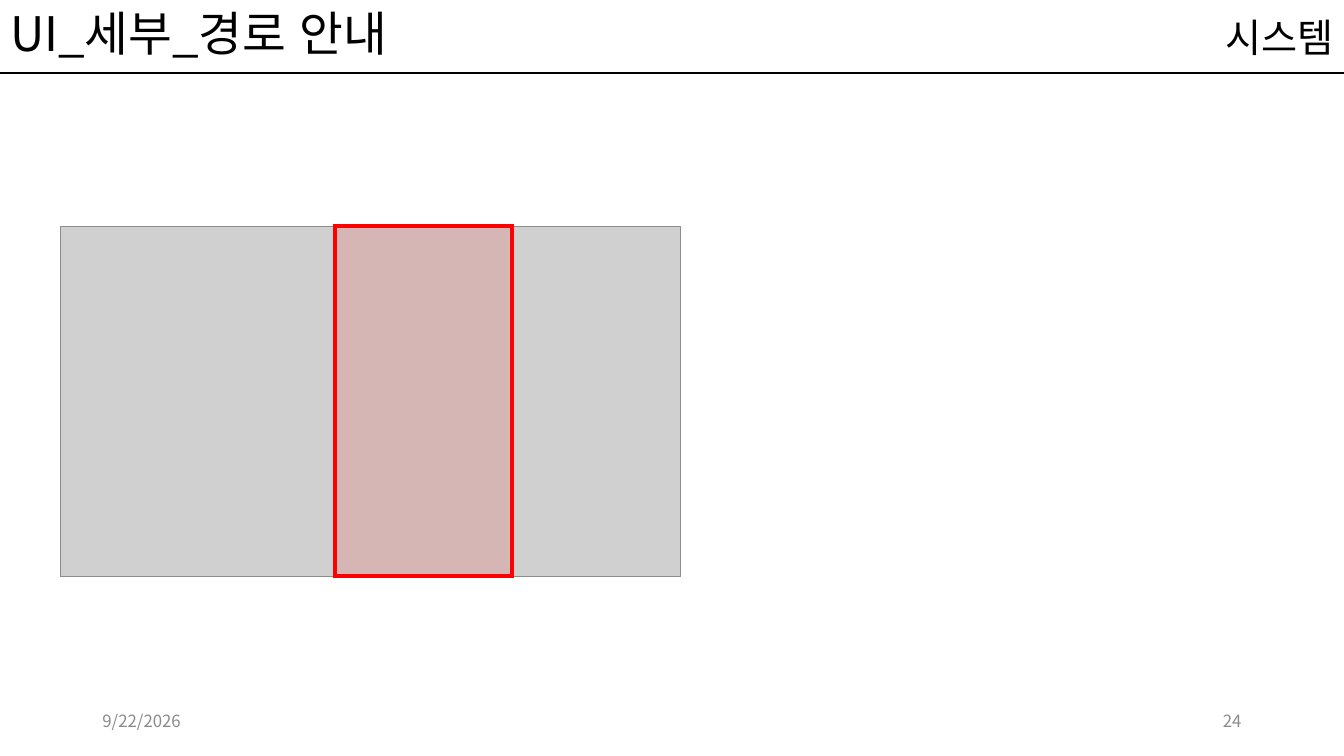
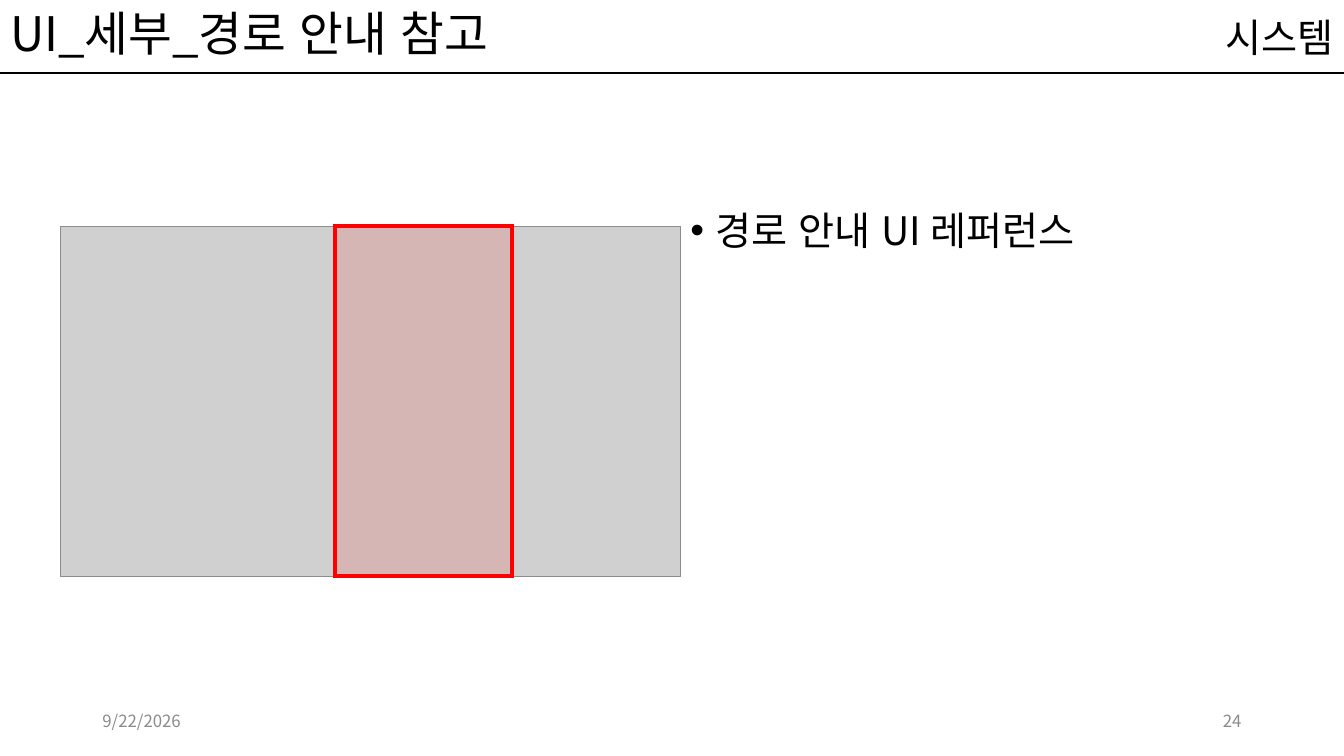
Before and after one commit to kwakyerin/2026_Graduation_Project, a slide deck: slide 24 of documents/HyunahKwon/design/designing/배트와 달트_기획서.pptx. Drawn at 1344x756 pixels with LibreOffice and Linux fonts; fonts in the diff are those of the drawing; grey boxes stand for pictures. Boxes give left, top, right and bottom in pixels: in the first picture for what was removed or moved away, otherwise in the second. Text is boxed around its words. In the diff, an @@ line names an element or a change of style, - is before the commit and + after.

Commit message:
사격,경로안내UI
및 그외 자잘한 추가사항들

```diff
--- a/documents/HyunahKwon/design/designing/배트와 달트_기획서.pptx
+++ b/documents/HyunahKwon/design/designing/배트와 달트_기획서.pptx
@@ title at (x1=10, y1=11, x2=488, y2=58): text changed @@
-UI_세부_경로 안내
+UI_세부_경로 안내 참고
@@ text added at (x1=716, y1=212, x2=1074, y2=248), 28 pt, text #000000 @@
+• 경로 안내 UI 레퍼런스
```
Also in this commit, not shown: 10 other slides changed, 2 slides added, 1 slide removed.
